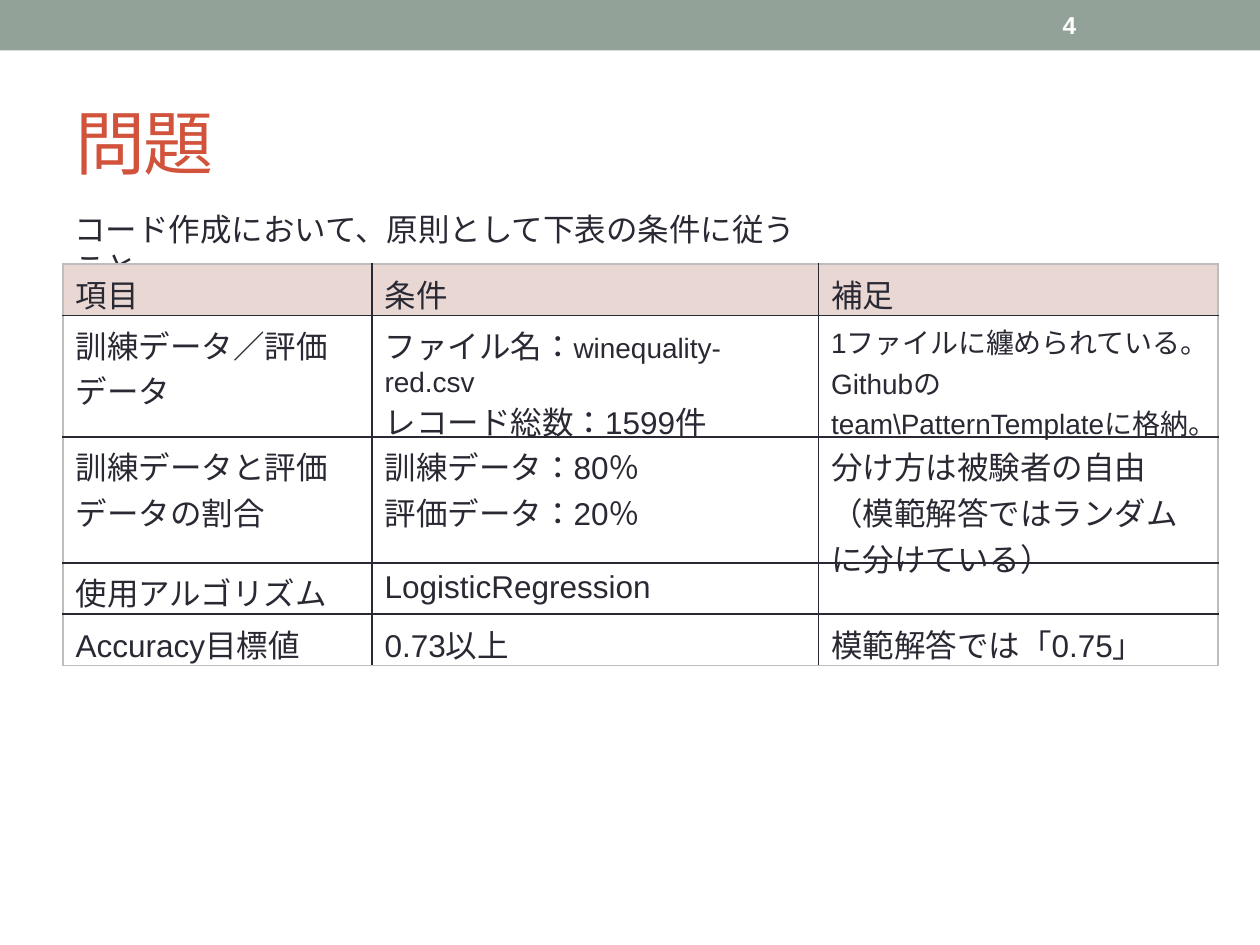
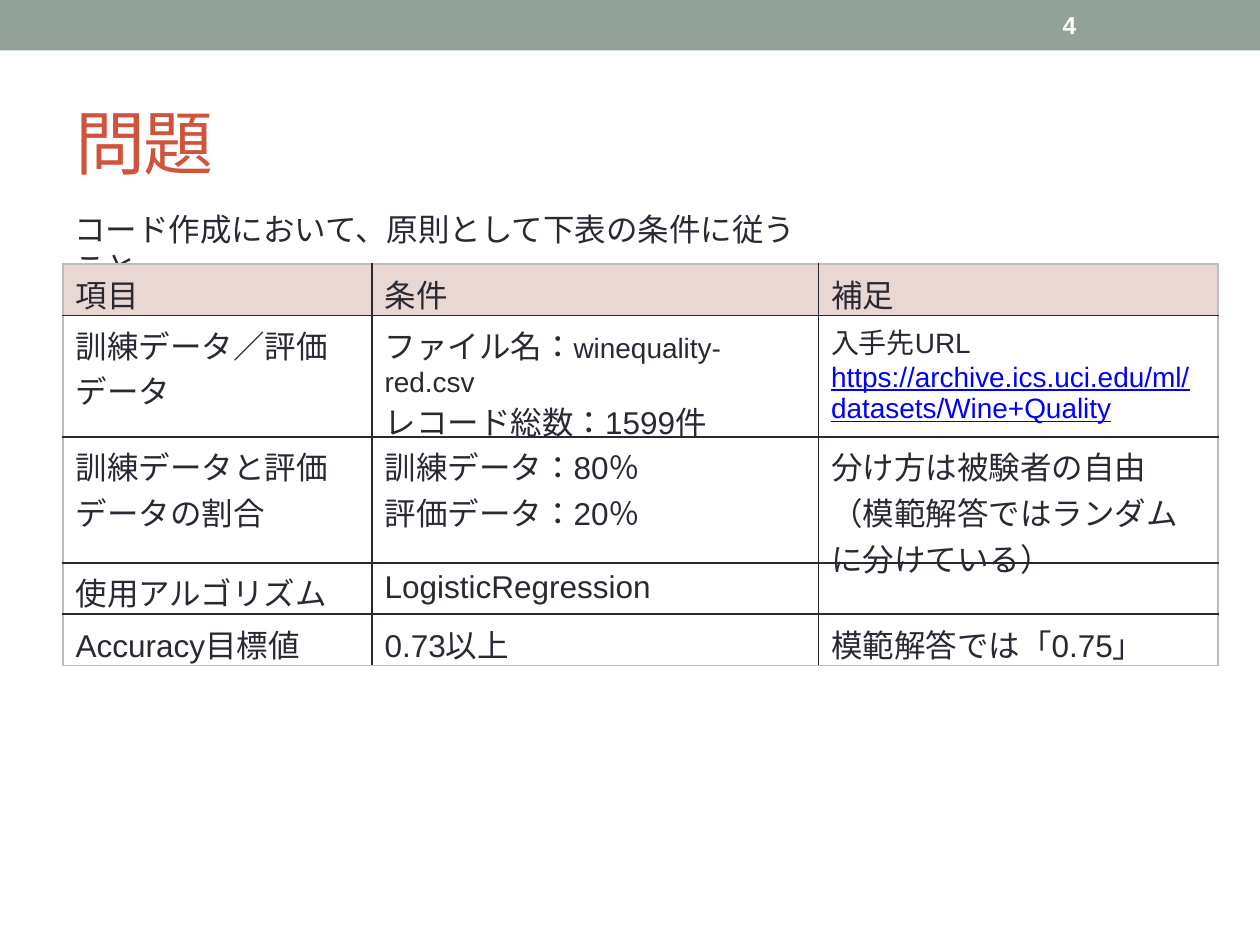
Before and after one commit to topse2018-kaggle/team, a slide deck: slide 4 of Questions/LogisticRegression/LogisticRegression_Question.pptx. Drawn at 1260x945 pixels with LibreOffice and Linux fonts; fonts in the diff are those of the drawing. Boxes give left, top, right and bottom in pixels: in the first picture for what was removed or moved away, otherwise in the second. Text is boxed around its words. In the diff, an @@ line names an element or a change of style, - is before the commit and + after.

```diff
--- a/Questions/LogisticRegression/LogisticRegression_Question.pptx
+++ b/Questions/LogisticRegression/LogisticRegression_Question.pptx
@@ table at (63, 265, 1217, 670) @@
-row 2, column 3: 1ファイルに纏められている。Githubのteam\PatternTemplateに格納。
+row 2, column 3: 入手先URL / https://archive.ics.uci.edu/ml/datasets/Wine+Quality
```
Also in this commit, not shown: 3 other files.
